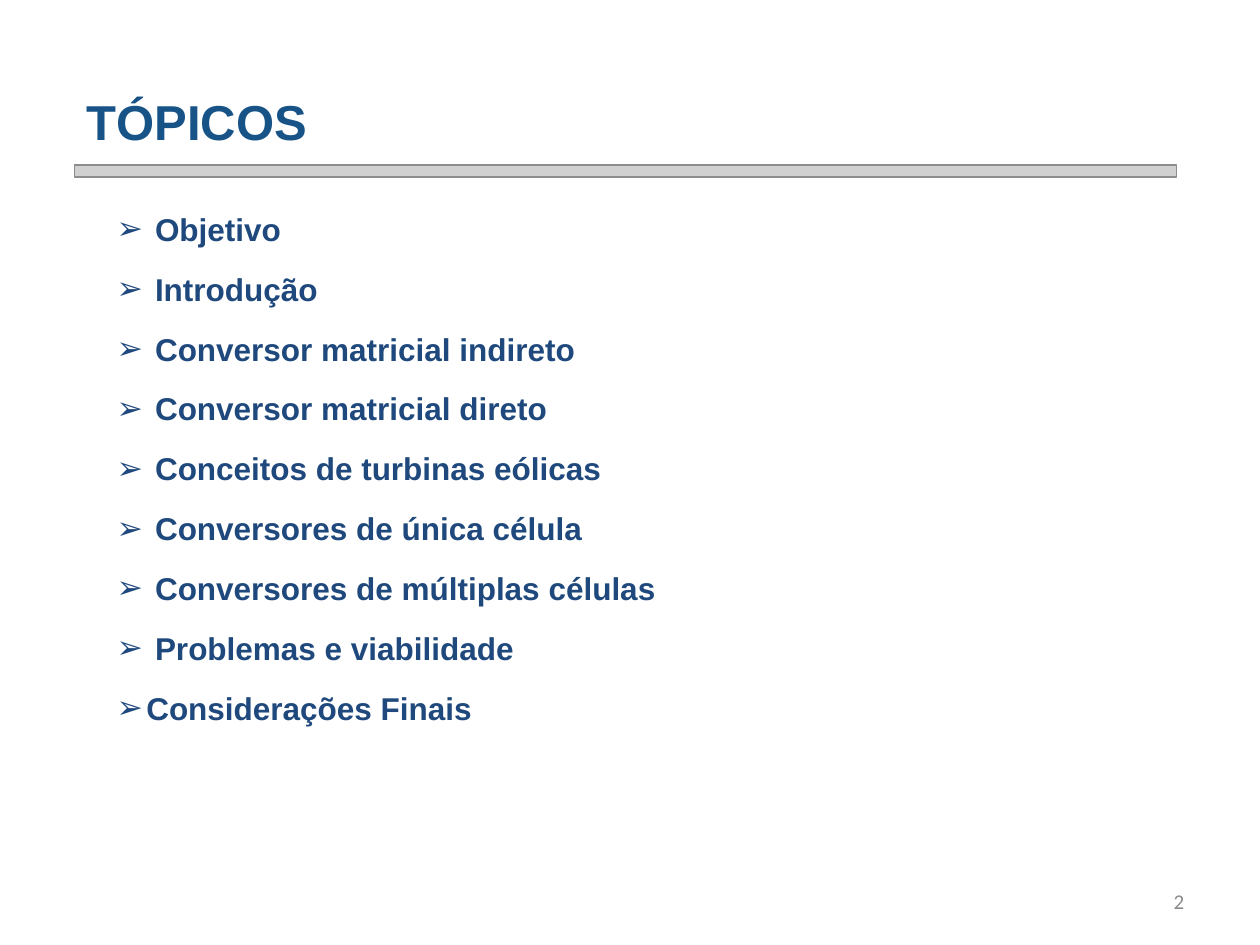
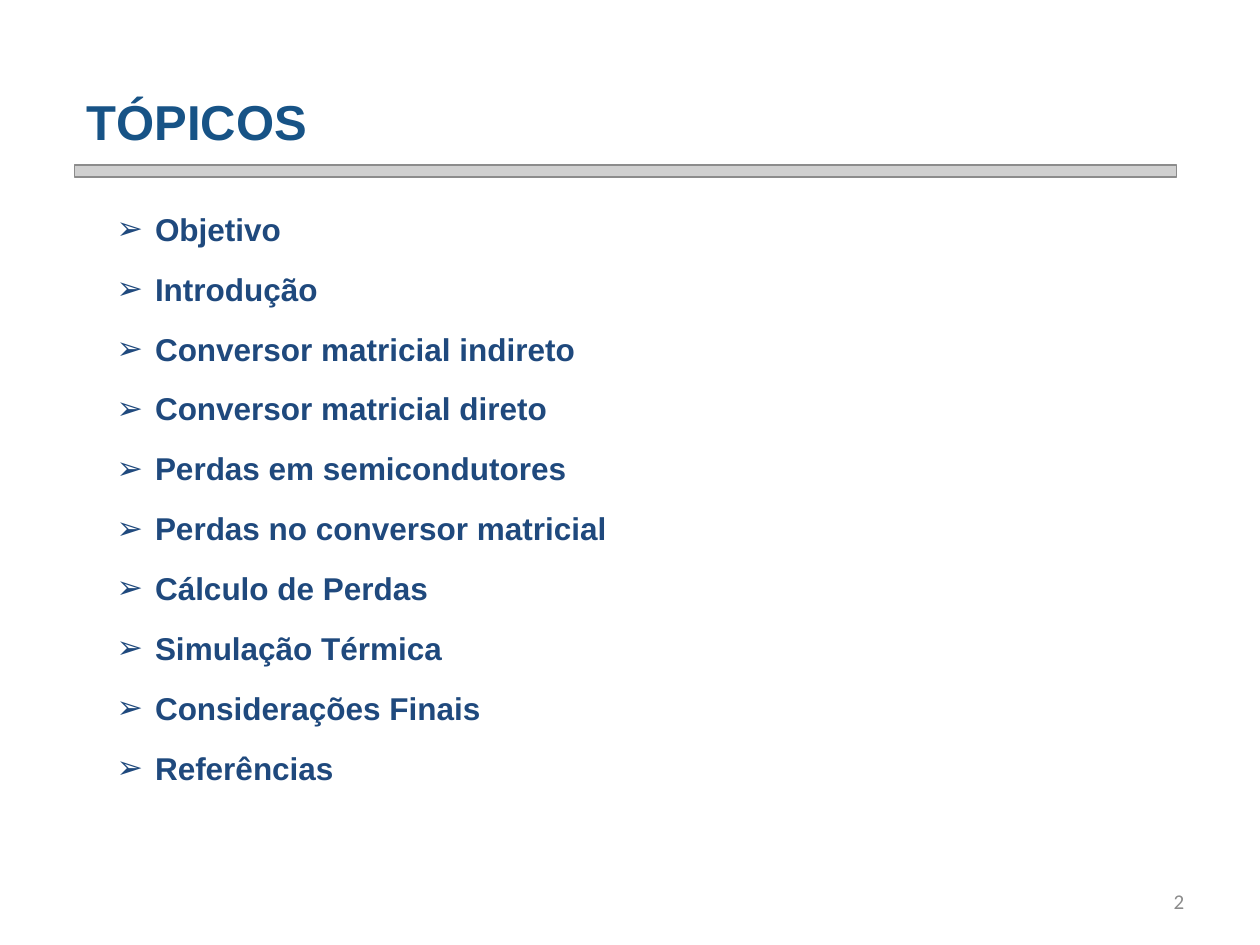
Before and after one commit to smarley2/ED1, a slide deck: slide 2 of Apresentação ED - Análise de perdas em conversor matricial - Fábio Posser.pptx. Drawn at 1260x945 pixels with LibreOffice and Linux fonts; fonts in the diff are those of the drawing; grey boxes stand for pictures; background and template pictures are left out. Boxes give left, top, right and bottom in pixels: in the first picture for what was removed or moved away, otherwise in the second. Text is boxed around its words. In the diff, an @@ line names an element or a change of style, - is before the commit and + after.

```diff
--- a/Apresentação ED - Análise de perdas em conversor matricial - Fábio Posser.pptx
+++ b/Apresentação ED - Análise de perdas em conversor matricial - Fábio Posser.pptx
@@ text at <box>155,457,606,666</box>: text changed @@
-➢ Conceitos de turbinas eólicas
-➢ Conversores de única célula
-➢ Conversores de múltiplas células
-➢ Problemas e viabilidade
+➢ Perdas em semicondutores
+➢ Perdas no conversor matricial
+➢ Cálculo de Perdas
+➢ Simulação Térmica
@@ text at <box>155,756,333,781</box>: paragraph added @@
+➢ Referências
```
Also in this commit, not shown: 7 other slides changed, 11 slides added, 2 slides removed, 1 other file.
